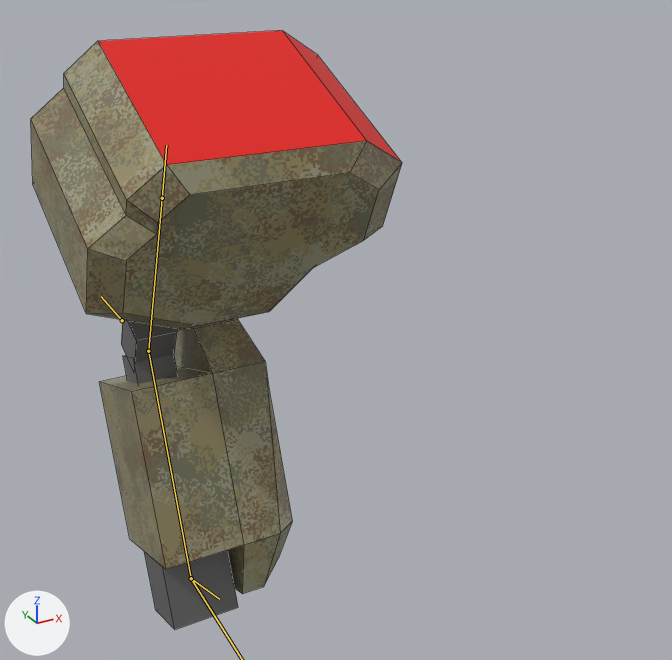
Renders of the Blender file resources/mechparts/arml/mech_arml05.blend from each side of a commit.
Both versions are drawn from a 50 mm camera at (-0.271, -1.36, 0.393) aimed at (0.343, -0.244, -0.165). Lighting does not change. The marker at lower left points along +X, +Y and +Z. The bones that bend it are drawn over the model as lines. Mesh edges are drawn as thin lines.

In view in the first picture: 'arm'.
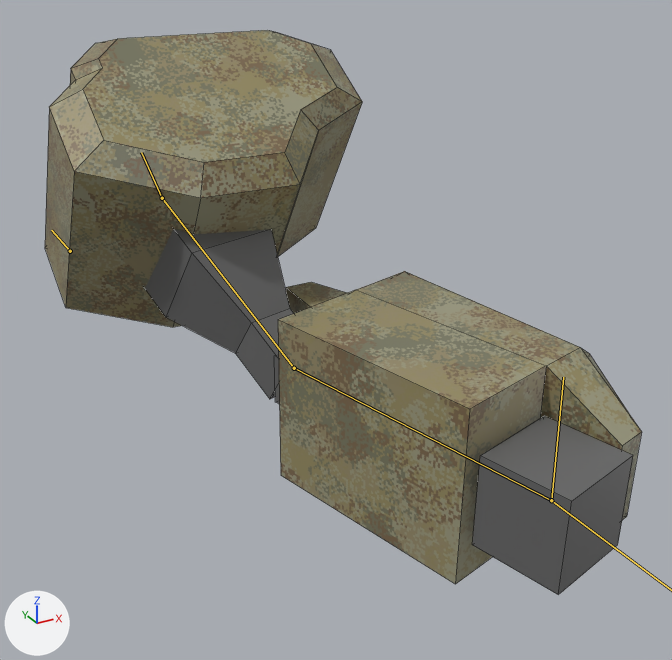
The newer file adds an action. The first version stands in its rest pose; the second is drawn at frame 30 of the action 'melee'.

Location of each change, [x1, y1, x2, y2] in pixels of the pictures (672 x 660 px):
'arm', posed (61% wider)
    before: [31, 30, 402, 629]
    after: [45, 30, 642, 595]
bone 'arm_ik_pole', root to tip
    before: (122, 320) to (101, 296)
    after: (70, 251) to (51, 230)

The change in detail:
Bone 'arm_ik_pole' (bone_arm_ik_pole) moves from (0.0, 0.0, 0.0) to (-0.083, 0.0, 0.156).
Bone 'arm_ik_target' (bone_arm_ik_target) moves from (0.0, 0.0, 0.0) to (-0.2, 0.7, 0.521).
